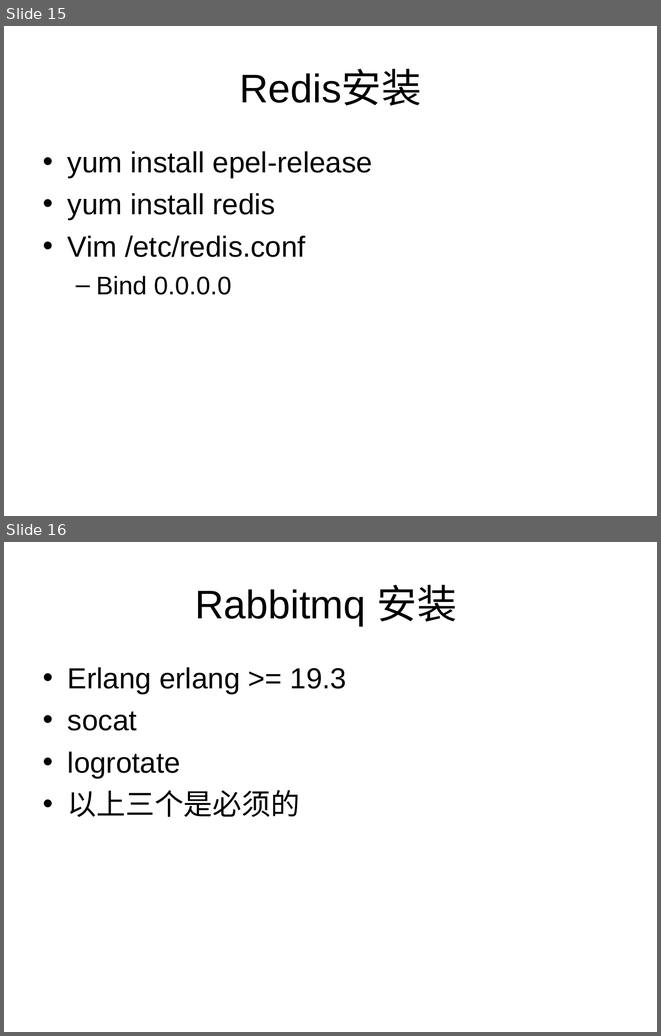
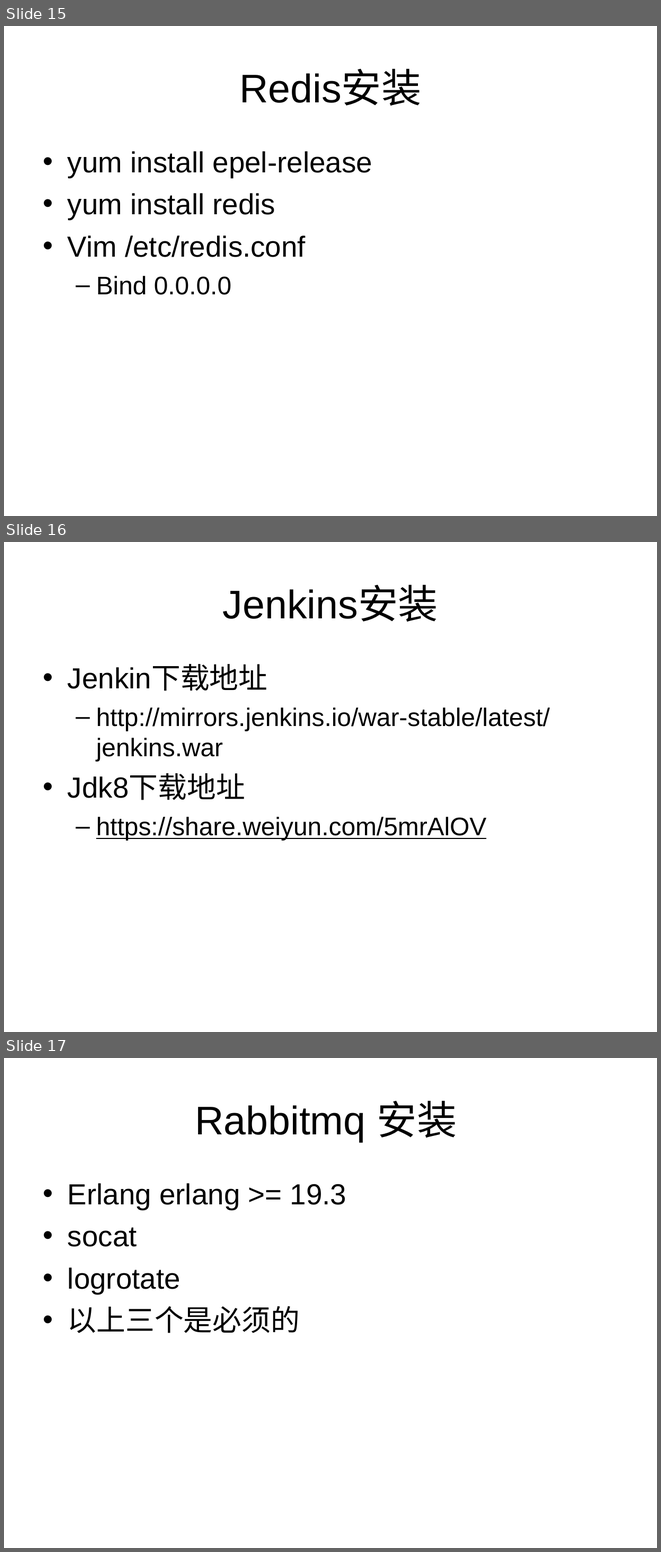
Before and after one commit to cyancicada/integral-mall, a slide deck: 微服务.ppt. Shown one above the other, each under a label of ours: slides 15 and 16 before the commit, slides 15, 16 and 17 after it. The pictures are 661x1036 and 661x1552 pixels, drawn with LibreOffice and Linux fonts; fonts in the diff are those of the drawing. Boxes give left, top, right and bottom in pixels: in the first picture for what was removed or moved away, otherwise in the second. Text is boxed around its words. In the diff, an @@ line names an element or a change of style, - is before the commit and + after.

Commit message:
ppt

```diff
--- a/微服务.ppt
+++ b/微服务.ppt
@@ slide 16 added at bbox=[4, 542, 657, 1032], background #FFFFFF @@
@@ title added at bbox=[223, 587, 438, 622], 44 pt, text #000000 @@
+Jenkins安装
@@ text added at bbox=[68, 665, 550, 840], 28 pt, text #000000 @@
+• Jenkin下载地址
+  – http://mirrors.jenkins.io/war-stable/latest/jenkins.war
+• Jdk8下载地址
+  – https://share.weiyun.com/5mrAlOV
@@ what was slide 16 is now slide 17 @@
```
